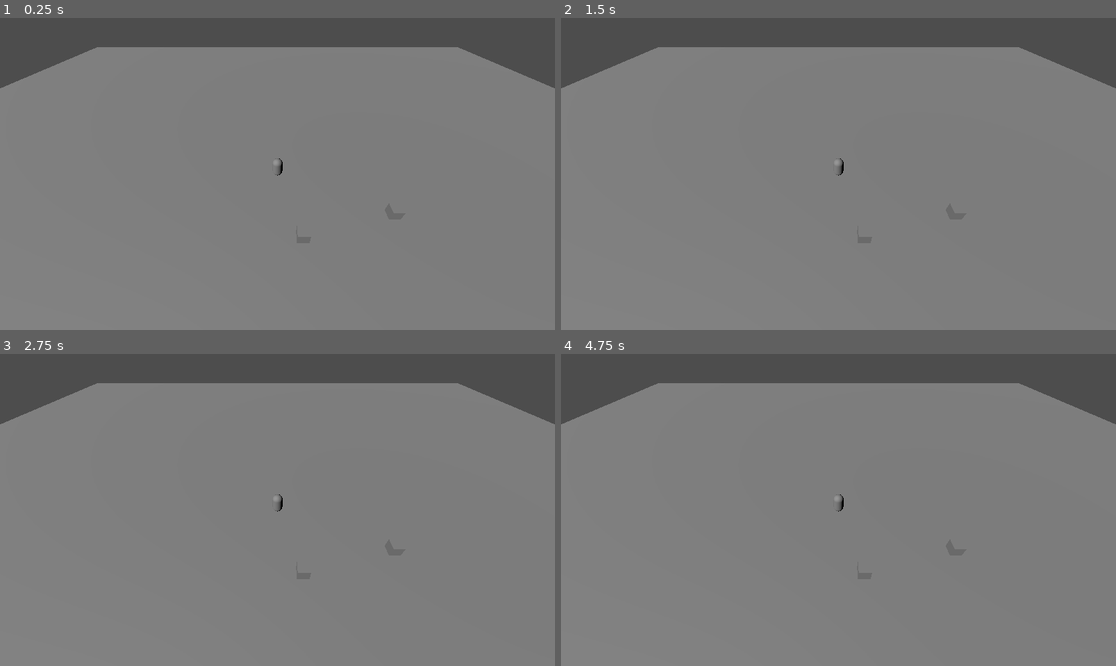
Above: before the commit, frames 1-4 (two rows, left to right).
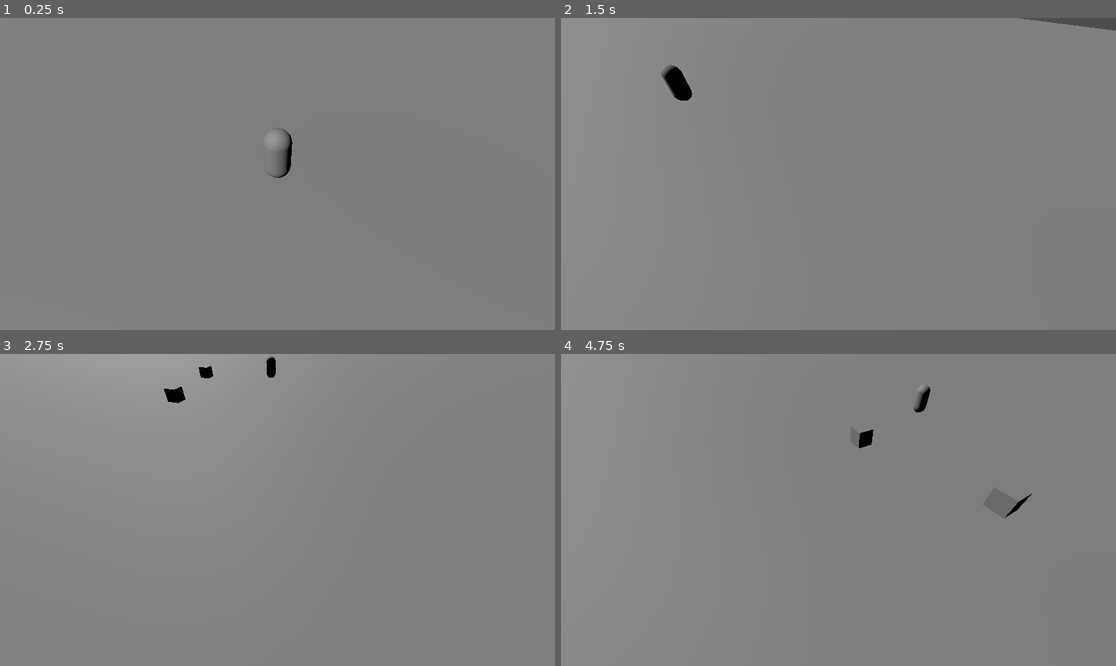
Above: after the commit, the same moments.

Repository: Darwin5k/godot-rts-starter
Game: Godot game, scene res://world.tscn
The game is run twice, just before and just after one commit, with the same random seed, the same clock (stepped at 60 frames per second) and the same inputs.
Inputs (mouse positions are in pixels of both pictures, inside the frame that each line leads up to):
- Up to frame 1 (0.25 s): no input
- Up to frame 2 (1.5 s): tap Enter at 0.5 s; move the mouse to (960, 158) at 0.52 s; hold D 0.53-1.28 s; hold Q 0.53-1.28 s; click (960, 158) at 0.67 s; tap E at 0.8, 1.35 s; move the mouse to (727, 189) at 1.27 s; hold S from 1.28 s (still down); click (727, 189) at 1.42 s
- Up to frame 3 (2.75 s): tap V at 1.55, 2.1 s; move the mouse to (333, 441) at 2.02 s; release S at 2.03 s; hold D from 2.03 s (still down); hold Q from 2.03 s (still down); click (333, 441) at 2.17 s
- Up to frame 4 (4.75 s): move the mouse to (810, 572) at 2.77 s; release D at 2.78 s; release Q at 2.78 s; hold W 2.78-3.53 s; tap Q at 2.85, 4.55 s; click (810, 572) at 2.92 s; tap E at 3.05 s; move the mouse to (1005, 556) at 3.52 s; hold E 3.53-4.28 s; hold A from 3.53 s (still down); click (1005, 556) at 3.67 s; tap V at 3.8, 4.35 s; move the mouse to (672, 463) at 4.27 s; click (672, 463) at 4.42 s

The runs differ from the first frame. In frame 1, 12% of the frame differs, in the area x 0-100%, y 0-52%; in frame 2, 12%; in frame 3, 12%, in the area x 0-100%, y 0-73%; in frame 4, 12%.

Commit message:
Phase 2: camera controller with pan, zoom, rotate, and view mode toggle

Diff:
--- /dev/null
+++ b/camera_rig.gd
@@ -0,0 +1,76 @@
+extends Node3D
+
+@export var pan_speed: float = 15.0
+@export var rotate_speed: float = 90.0
+@export var smooth_speed: float = 8.0
+
+@export var zoom_min: float = 3.0
+@export var zoom_max: float = 40.0
+
+@export var character_view_zoom: float = 8.0
+@export var town_view_zoom: float = 30.0
+@export var character_view_pitch: float = -45.0
+@export var town_view_pitch: float = -70.0
+
+var target_position: Vector3 = Vector3.ZERO
+var target_zoom: float = 8.0
+var target_y_rotation: float = 0.0
+var in_town_view: bool = false
+
+@onready var camera: Camera3D = $Camera3D
+
+func _ready() -> void:
+	target_position = global_position
+	target_zoom = character_view_zoom
+	_apply_camera_transform(1.0)
+
+func _process(delta: float) -> void:
+	_handle_pan(delta)
+	_handle_rotation(delta)
+	_smooth_camera(delta)
+
+func _handle_pan(delta: float) -> void:
+	var input := Vector2.ZERO
+	if Input.is_key_pressed(KEY_W): input.y += 1
+	if Input.is_key_pressed(KEY_S): input.y -= 1
+	if Input.is_key_pressed(KEY_A): input.x -= 1
+	if Input.is_key_pressed(KEY_D): input.x += 1
+
+	if input == Vector2.ZERO:
+		return
+
+	var rig_basis := Basis(Vector3.UP, deg_to_rad(target_y_rotation))
+	var forward := -rig_basis.z
+	var right := rig_basis.x
+	target_position += (right * input.x + forward * input.y) * pan_speed * delta
+
+func _handle_rotation(delta: float) -> void:
+	if Input.is_key_pressed(KEY_Q): target_y_rotation += rotate_speed * delta
+	if Input.is_key_pressed(KEY_E): target_y_rotation -= rotate_speed * delta
+
+func _input(event: InputEvent) -> void:
+	if event is InputEventMouseButton:
+		if event.button_index == MOUSE_BUTTON_WHEEL_UP:
+			target_zoom = clamp(target_zoom - 1.5, zoom_min, zoom_max)
+		elif event.button_index == MOUSE_BUTTON_WHEEL_DOWN:
+			target_zoom = clamp(target_zoom + 1.5, zoom_min, zoom_max)
+	if event is InputEventKey and event.pressed and not event.echo:
+		if event.keycode == KEY_V:
+			_toggle_view_mode()
+
+func _toggle_view_mode() -> void:
+	in_town_view = !in_town_view
+	target_zoom = town_view_zoom if in_town_view else character_view_zoom
+
+func _smooth_camera(delta: float) -> void:
+	global_position = global_position.lerp(target_position, smooth_speed * delta)
+	rotation_degrees.y = lerp(rotation_degrees.y, target_y_rotation, smooth_speed * delta)
+	_apply_camera_transform(smooth_speed * delta)
+
+func _apply_camera_transform(t: float) -> void:
+	var target_pitch := town_view_pitch if in_town_view else character_view_pitch
+	var target_cam_y := sin(deg_to_rad(abs(target_pitch))) * target_zoom
+	var target_cam_z := cos(deg_to_rad(abs(target_pitch))) * target_zoom
+	camera.position.y = lerp(camera.position.y, target_cam_y, t)
+	camera.position.z = lerp(camera.position.z, target_cam_z, t)
+	camera.rotation_degrees.x = lerp(camera.rotation_degrees.x, target_pitch, t)
--- a/world.tscn
+++ b/world.tscn
@@ -1,4 +1,6 @@
 [gd_scene format=3 uid="uid://d1onvjeoaed1l"]
+
+[ext_resource type="Script" uid="uid://bgbnhapysscsp" path="res://camera_rig.gd" id="1_f3sb7"]
 
 [sub_resource type="PlaneMesh" id="PlaneMesh_gv5m4"]
 size = Vector2(100, 100)
@@ -68,5 +70,7 @@
 [node name="WorldEnvironment" type="WorldEnvironment" parent="." unique_id=736995744]
 environment = SubResource("Environment_dwbse")
 
-[node name="Camera3D" type="Camera3D" parent="." unique_id=1070646036]
-transform = Transform3D(1, 0, 0, 0, 0.70710677, 0.70710677, 0, -0.70710677, 0.70710677, 0, 15, 15)
+[node name="CameraRig" type="Node3D" parent="." unique_id=1661966326]
+script = ExtResource("1_f3sb7")
+
+[node name="Camera3D" type="Camera3D" parent="CameraRig" unique_id=1070646036]
Not shown, added: camera_rig.gd.uid
